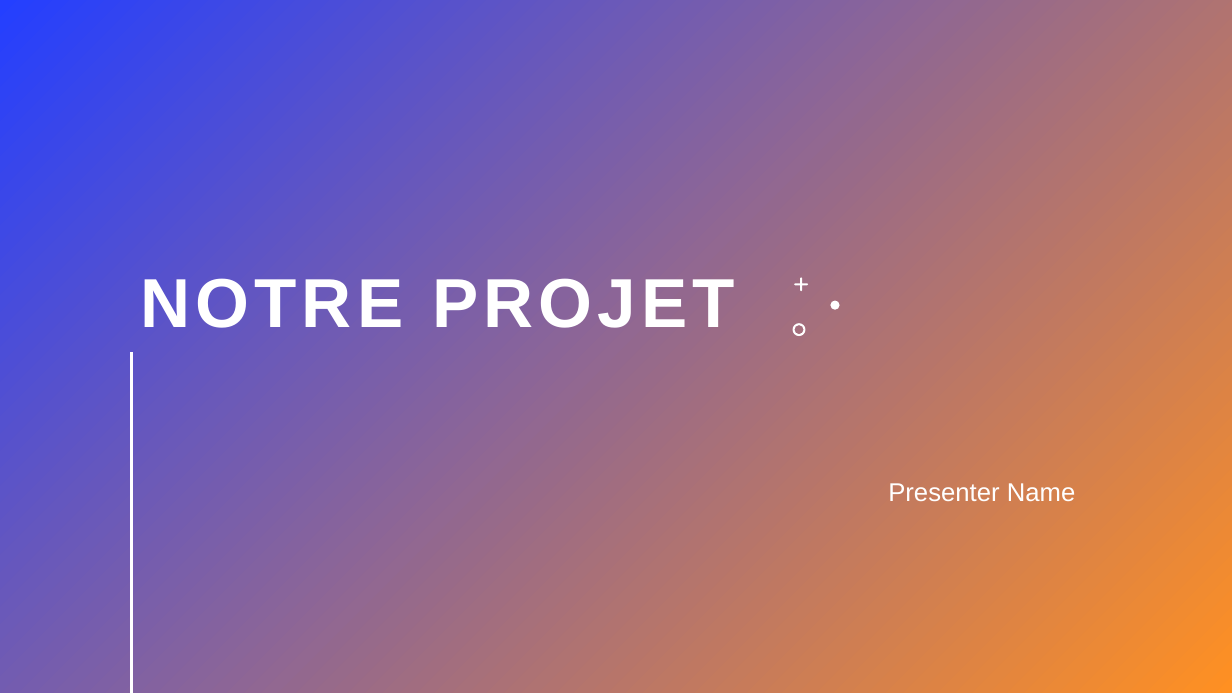
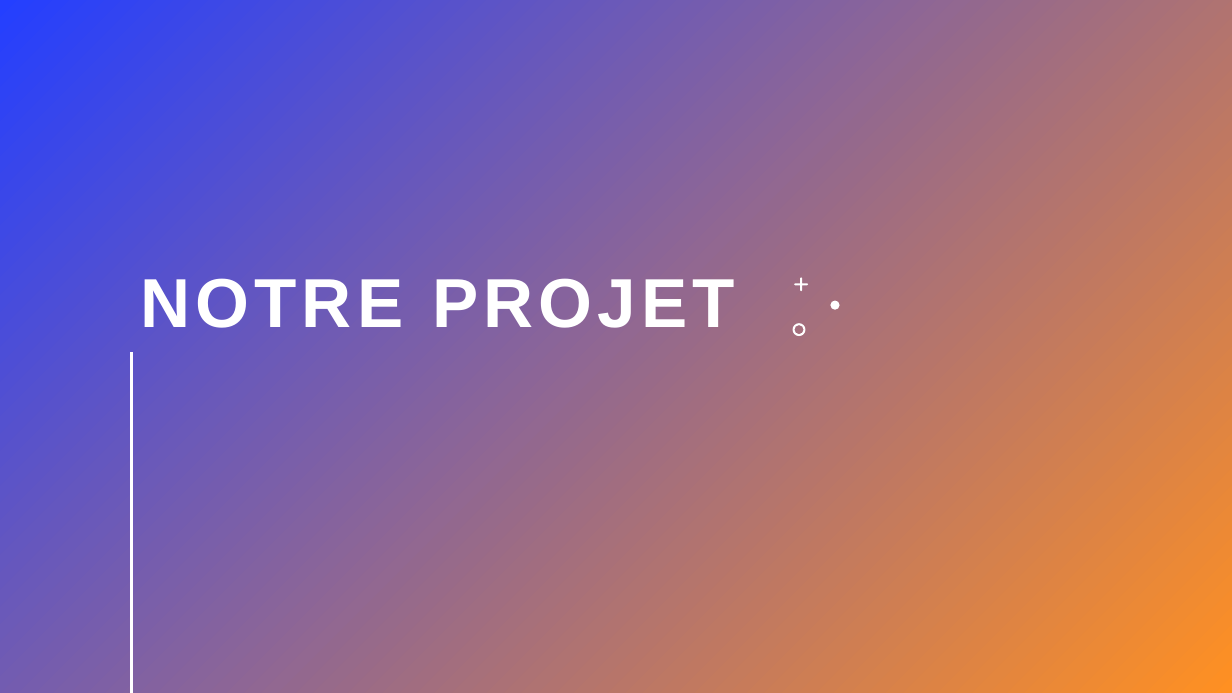
Before and after one commit to seiemens/snpt, a slide deck: slide 1 of doku/Notre Projet.pptx. Drawn at 1232x693 pixels with LibreOffice and Linux fonts; fonts in the diff are those of the drawing. Boxes give left, top, right and bottom in pixels: in the first picture for what was removed or moved away, otherwise in the second. Text is boxed around its words. In the diff, an @@ line names an element or a change of style, - is before the commit and + after.

```diff
--- a/doku/Notre Projet.pptx
+++ b/doku/Notre Projet.pptx
@@ subtitle removed at (888, 483, 1076, 501) @@
-Presenter Name
```
Also in this commit, not shown: 2 other slides changed, 1 slide added, 1 slide removed.
